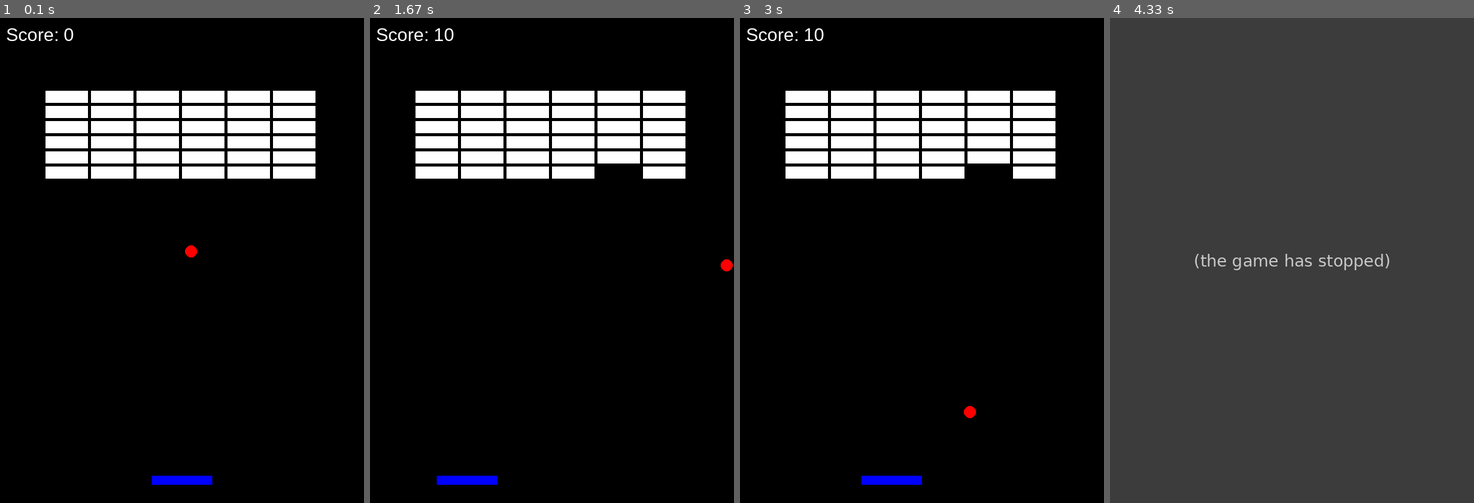
Above: before the commit, frames 1-4 (left to right).
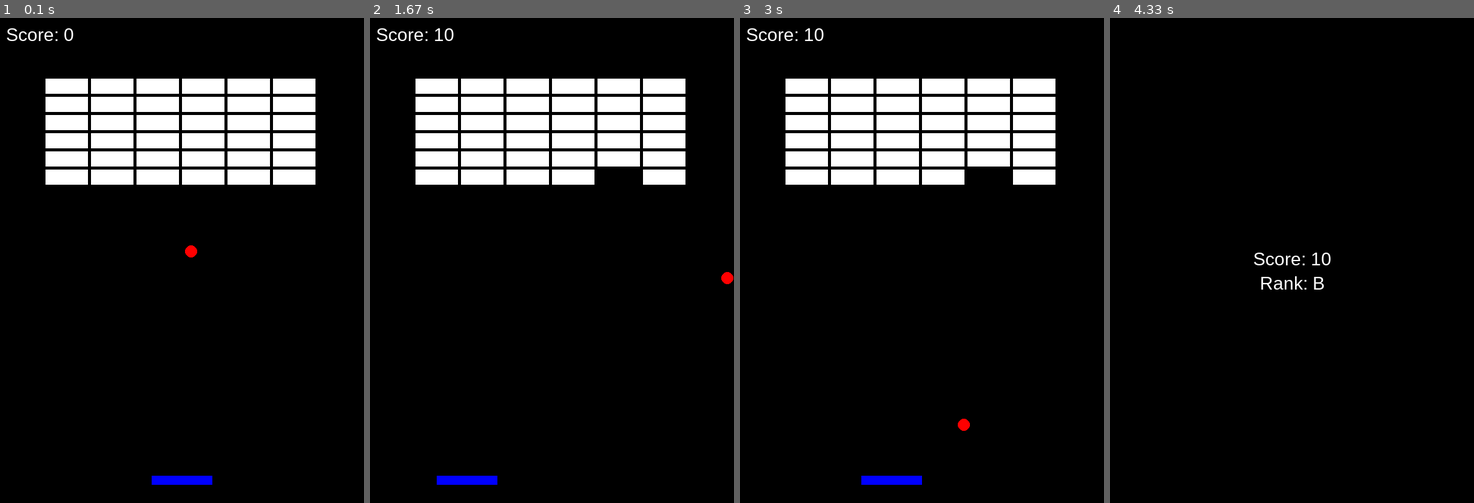
Above: after the commit, the same moments.

Repository: kaytopad/pygameBlock
Game: pygame game, started from BlockBro.py
The game is run twice, just before and just after one commit, with the same random seed, the same clock (stepped at 60 frames per second) and the same inputs.
Inputs:
- Up to frame 1 (0.1 s): no input
- Up to frame 2 (1.67 s): hold Left 0.33-0.87 s; hold Left 0.9-1.3 s; hold Right from 1.33 s (still down)
- Up to frame 3 (3 s): release Right at 1.97 s; hold Left 2-2.47 s; hold Right 2.5-2.97 s
- Up to frame 4 (4.33 s): hold Right 3-3.47 s

The runs differ from the first frame. In frame 1, 6.1% of the frame differs, in the area x 12-87%, y 12-35%; in frame 2, 6.0%; in frame 3, 6.0%; in frame 4, 100%, in the area x 0-100%, y 0-100%.
Before the commit the program exited at 3.8 s; later frames show no game.

Commit message:
跳弾でスピードを上げる

Diff:
--- a/BlockBro.py
+++ b/BlockBro.py
@@ -29,11 +29,11 @@
 
 # ブロックの設定
 block_width = 70  # ブロックの幅
-block_height = 20  # ブロックの高さ
+block_height = 25  # ブロックの高さ
 block_rows = 6  # 行の数（4行）
 block_cols = 6  # 列の数（7列）
 block_gap = 5  # ブロック間の隙間
-block_y_offset = 120  # スコアの上に隙間を作る
+block_y_offset = 100  # スコアの上に隙間を作る
 
 # 中央揃えのブロック座標計算
 blocks = [(x * (block_width + block_gap) + (WIDTH - (block_cols * (block_width + block_gap))) // 2,
@@ -43,6 +43,36 @@
 # スコアの設定
 score = 0
 font = pygame.font.SysFont("Arial", 30)
+
+def show_result_screen(score):
+    """リザルト画面を表示する関数"""
+    screen.fill(BLACK)  # 背景を黒で塗りつぶし
+    rank = ""
+    if score >= 20:
+        rank = "A"
+    elif score >= 10:
+        rank = "B"
+    elif score >= 5:
+        rank = "C"
+    else:
+        rank = "D"
+
+    # 得点とランクを表示
+    score_text = font.render(f"Score: {score}", True, WHITE)
+    rank_text = font.render(f"Rank: {rank}", True, WHITE)
+    screen.blit(score_text, (WIDTH // 2 - score_text.get_width() // 2, HEIGHT // 2 - 20))
+    screen.blit(rank_text, (WIDTH // 2 - rank_text.get_width() // 2, HEIGHT // 2 + 20))
+
+    pygame.display.flip()  # 画面を更新
+
+    # リザルト画面を表示して、キーが押されるまで待機
+    waiting = True
+    while waiting:
+        for event in pygame.event.get():
+            if event.type == pygame.QUIT:
+                waiting = False
+            if event.type == pygame.KEYDOWN:
+                waiting = False
 
 # メインゲームループ
 running = True
@@ -108,4 +138,7 @@
 
     pygame.display.flip()  # 画面を更新
 
+# ゲームオーバー後にリザルト画面を表示
+show_result_screen(score)
+
 pygame.quit()
